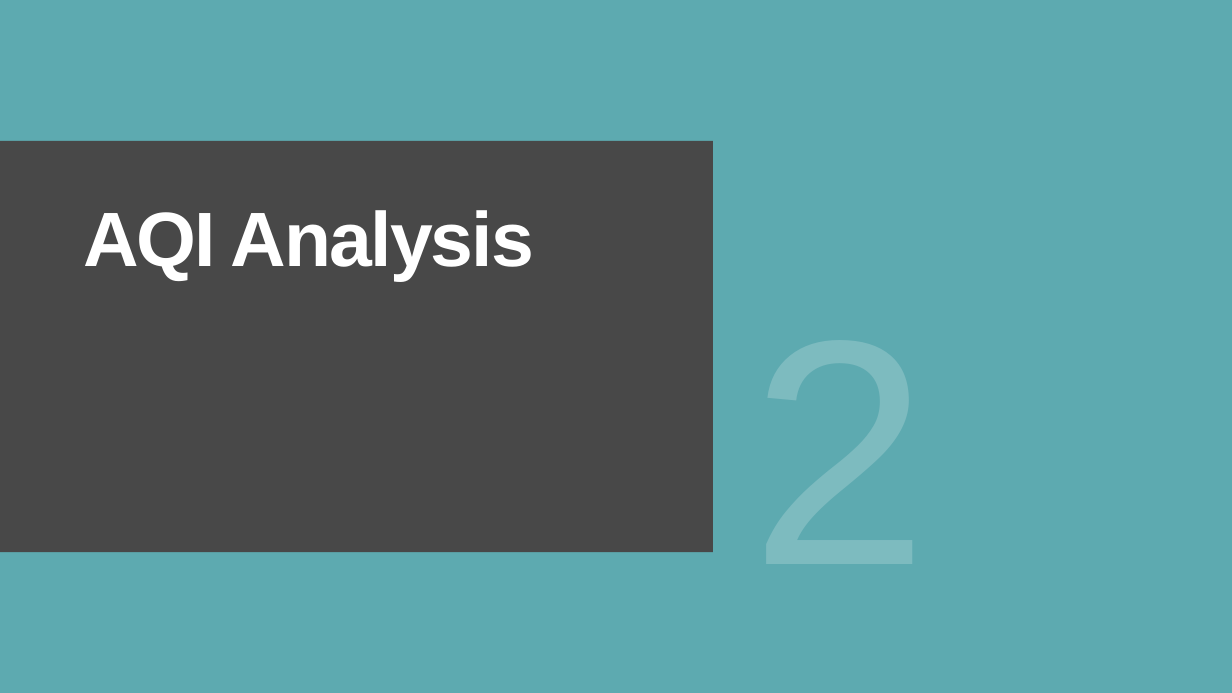
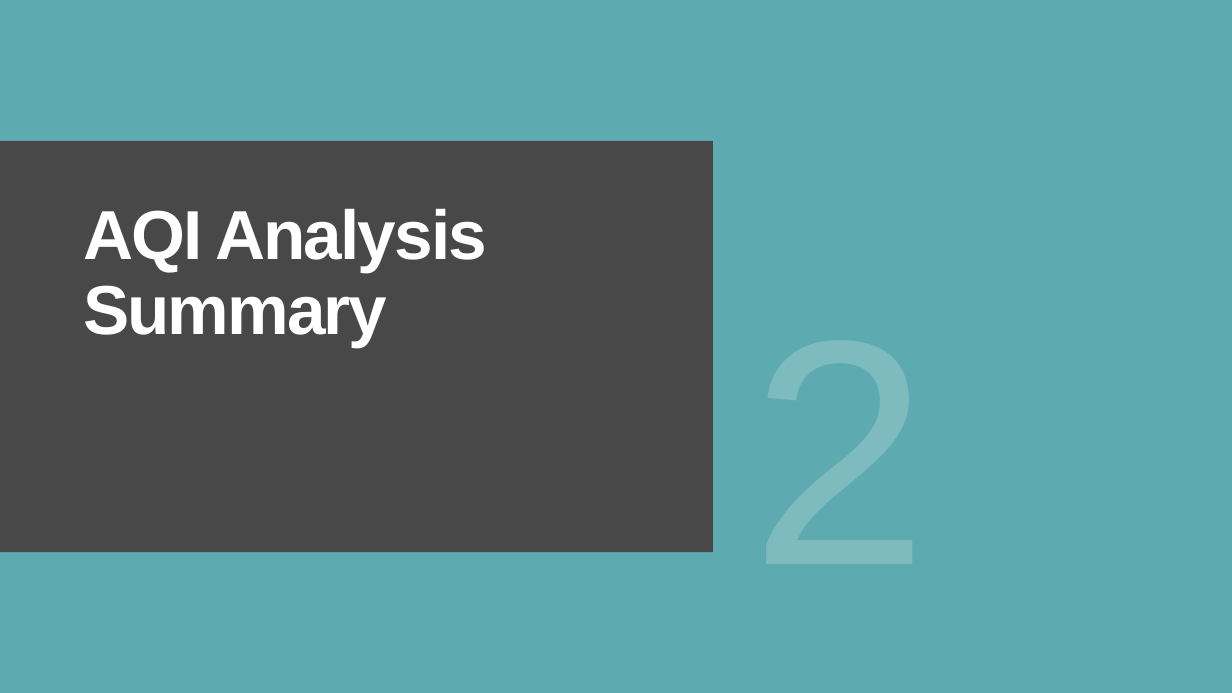
Before and after one commit to mereilly/AQI_Module_20_Final_Project, a slide deck: slide 7 of OpenWeather_AQI_Presentation_Draft.pptx (slide 8 before the commit). Drawn at 1232x693 pixels with LibreOffice and Linux fonts; fonts in the diff are those of the drawing. Boxes give left, top, right and bottom in pixels: in the first picture for what was removed or moved away, otherwise in the second. Text is boxed around its words. In the diff, an @@ line names an element or a change of style, - is before the commit and + after.

```diff
--- a/OpenWeather_AQI_Presentation_Draft.pptx
+++ b/OpenWeather_AQI_Presentation_Draft.pptx
@@ title at (x1=83, y1=209, x2=487, y2=347): text changed; size 60 to 54 pt @@
-AQI Analysis
+AQI Analysis Summary
```
Also in this commit, not shown: 4 other slides changed, 1 slide added.
